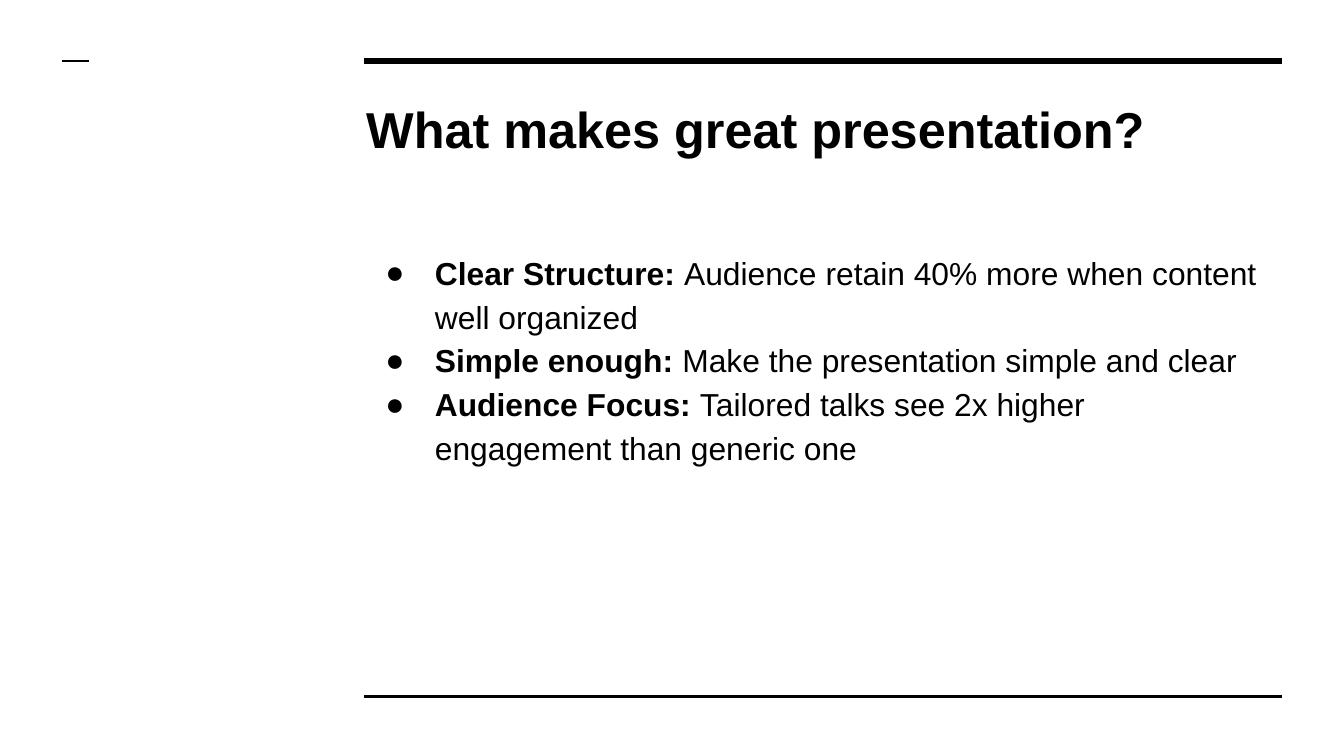
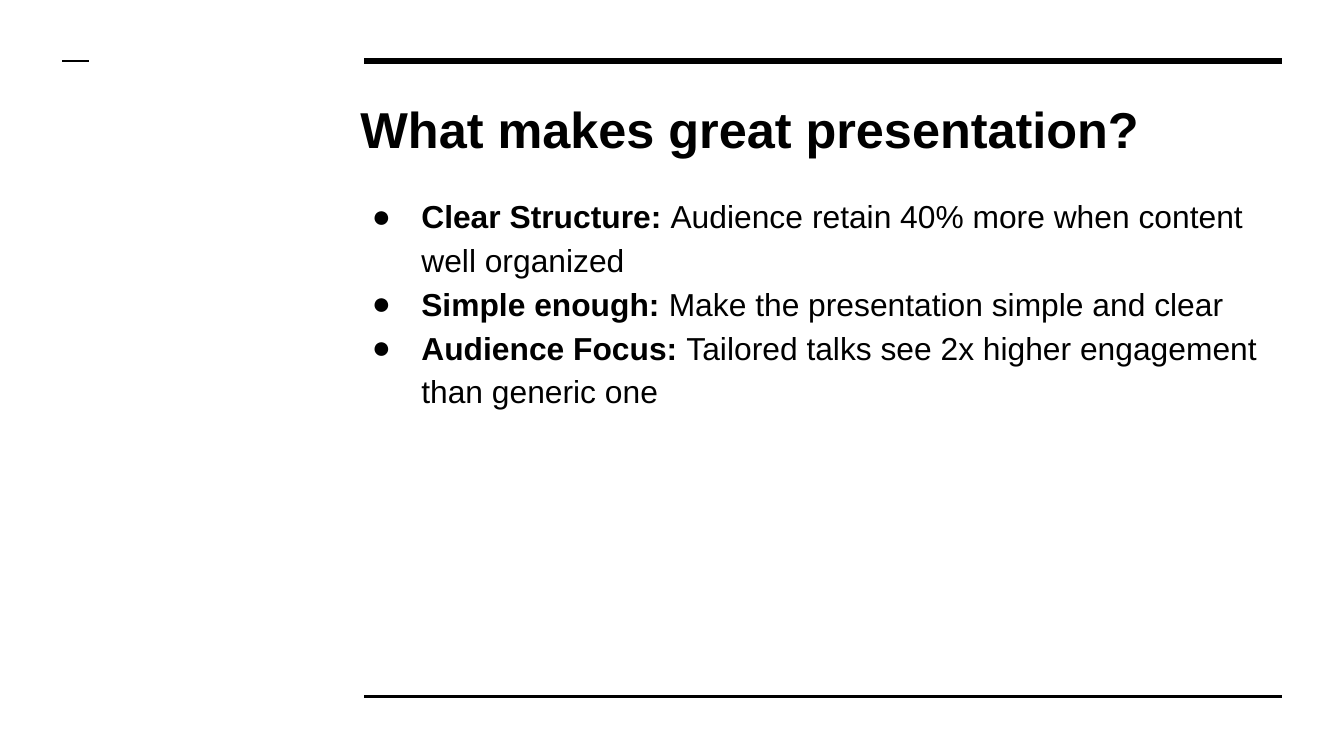
Before and after one commit to harisudhan7889/voice-to-pptx-backend, a slide deck: slide 2 of templates/swiss.pptx. Drawn at 1344x756 pixels with LibreOffice and Linux fonts; fonts in the diff are those of the drawing. Boxes give left, top, right and bottom in pixels: in the first picture for what was removed or moved away, otherwise in the second. Text is boxed around its words. In the diff, an @@ line names an element or a change of style, - is before the commit and + after.

```diff
--- a/templates/swiss.pptx
+++ b/templates/swiss.pptx
@@ title "What makes great presentation?": place and size @@
-title "What makes great presentation?" at [366, 111, 1144, 158]
+title "What makes great presentation?" at [360, 111, 1139, 158]
@@ text "Clear Structure: Audience retain 40% ..." rewrapped from [435, 262, 1256, 466] to [421, 205, 1257, 409] @@
```
Also in this commit, not shown: 1 other slide changed, 2 other files.
